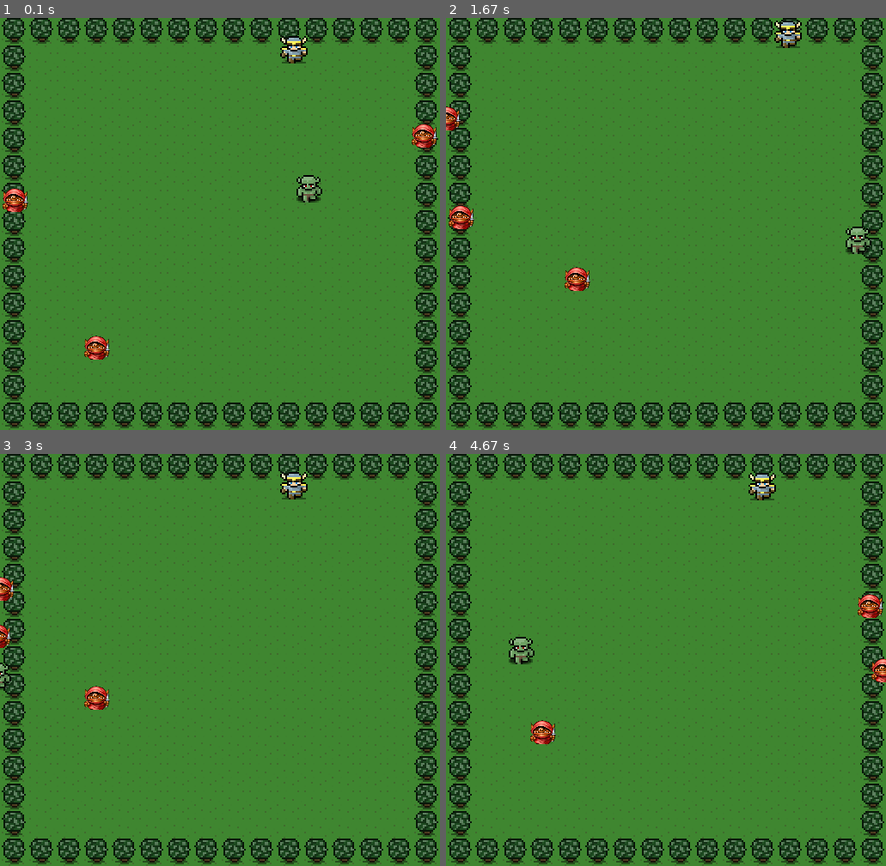
Above: before the commit, frames 1-4 (two rows, left to right).
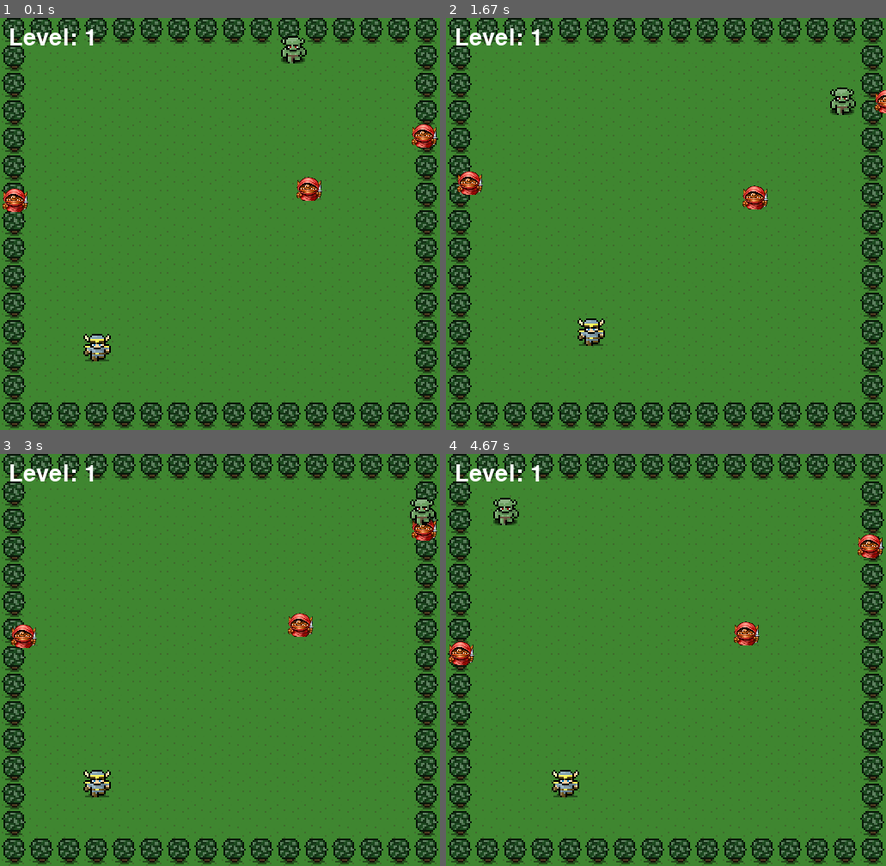
Above: after the commit, the same moments.

Repository: fimanishi/pygame
Game: pygame game, started from my_pygame.py
Same seed, same stepped clock (60 frames per second), same inputs: the game is played once before the commit and once after it.
Inputs:
- Up to frame 1 (0.1 s): no input
- Up to frame 2 (1.67 s): hold Right 0.33-0.8 s; hold Up 0.83-1.13 s; hold Right 1.17-1.63 s
- Up to frame 3 (3 s): hold Left 1.67-2.2 s; hold Down 2.23-2.53 s; hold Left 2.57-2.97 s
- Up to frame 4 (4.67 s): hold Up 3-3.37 s; hold Right 3.4-4.03 s; hold Down 4.07-4.43 s; hold Left from 4.47 s (still down)

The runs differ from the first frame. In frame 1, 1.3% of the frame differs, in the area x 2-74%, y 2-84%; in frame 2, 3.0%; in frame 3, 2.7%; in frame 4, 3.1%, in the area x 0-100%, y 2-84%.

Commit message:
implemented levels, created the engines module and commented main game module. Missing database

Diff:
--- /dev/null
+++ b/mechanics/engines.py
@@ -0,0 +1,52 @@
+#!/usr/bin/env python3
+
+import pygame
+import get_png_dimensions
+import os
+from characters.enemy import Enemy
+from characters.hero import Hero
+
+def hero_movement(hero):
+    if pygame.key.get_pressed()[pygame.K_DOWN]:
+        hero.move_down()
+    elif pygame.key.get_pressed()[pygame.K_UP]:
+        hero.move_up()
+    elif pygame.key.get_pressed()[pygame.K_LEFT]:
+        hero.move_left()
+    elif pygame.key.get_pressed()[pygame.K_RIGHT]:
+        hero.move_right()
+
+def enemy_movement(chars_dict):
+    for i in chars_dict.keys():
+        if i != "hero":
+            chars_dict[i].move_random()
+
+def goblins_display(chars_dict):
+    for i in chars_dict.keys():
+        if i != "hero" and i != "monster":
+            chars_dict[i].display()
+
+def enemy_catch(chars_dict):
+    for i in chars_dict.keys():
+        if i != "hero" and i != "monster":
+            if chars_dict[i].catch(chars_dict["hero"]) == True:
+                return True
+
+def chars_random_position(chars_dict):
+    for i in chars_dict.values():
+        i.random_position()
+
+def create_chars_dict(bg_width, bg_height, screen):
+    goblins = 3
+    # creates a dictionary of the characters with the hero and the monster
+    chars_dict = {"monster": Enemy("monster.png",  increment = 30, bg = (bg_width, bg_height), time = 0.3, screen = screen),
+                  "hero": Hero("hero.png",  increment = 1, bg = (bg_width, bg_height), screen = screen)
+                  }
+
+    # creates the number of goblins desired and append to the characters' dictionary
+    for goblin_count in range(1,goblins+1):
+        key = "goblin" + str(goblin_count)
+        chars_dict[key] = Enemy("goblin.png", increment = 10, bg = (bg_width, bg_height), time = 0.3, screen = screen)
+
+    to_return = (chars_dict, goblin_count)
+    return to_return
--- a/my_pygame.py
+++ b/my_pygame.py
@@ -4,32 +4,49 @@
 from characters.base import Character
 from characters.enemy import Enemy
 from characters.hero import Hero
+import mechanics.engines
 
 def main():
 
+    # initializes pygame
     pygame.init()
-    bg = pygame.image.load(os.path.join("images", "background.png"))
-    bg_width, bg_height = get_png_dimensions.png_info(os.path.join("images", "background.png"))
-    screen = pygame.display.set_mode((bg_width, bg_height))
 
-    hero = Hero("hero.png",  increment = 1, bg = (bg_width, bg_height), screen = screen)
-    goblin1 = Enemy("goblin.png", increment = 20, bg = (bg_width, bg_height), time = 0.3, screen = screen)
-    goblin2 = Enemy("goblin.png", increment = 20, bg = (bg_width, bg_height), time = 0.3, screen = screen)
-    goblin3 = Enemy("goblin.png", increment = 20, bg = (bg_width, bg_height), time = 0.3, screen = screen)
-    monster = Enemy("monster.png",  increment = 30, bg = (bg_width, bg_height), time = 0.3, screen = screen)
+    # creates the window caption
+    pygame.display.set_caption('My Game')
 
-    black_color = (0, 0, 0)
-
-    pygame.display.set_caption('My Game')
+    # initializes the clock for the pygame
     clock = pygame.time.Clock()
 
     # Game initialization
+
+    # constants
 
     stop_game = False
     end_game = False
     fontsize = 40
     font = pygame.font.Font(None, fontsize)
     who_caught = ""
+    black_color = (0, 0, 0)
+    white_color = (255, 255, 255)
+
+    # initializes background and retrieve its width and height
+    bg = pygame.image.load(os.path.join("images", "background.png"))
+    bg_width, bg_height = get_png_dimensions.png_info(os.path.join("images", "background.png"))
+
+    # sets the screen size based on the size of the background
+    screen = pygame.display.set_mode((bg_width, bg_height))
+
+    # # creates a dictionary of the characters with the hero and the monster
+    # chars_dict = {"monster": Enemy("monster.png",  increment = 30, bg = (bg_width, bg_height), time = 0.3, screen = screen),
+    #               "hero": Hero("hero.png",  increment = 1, bg = (bg_width, bg_height), screen = screen)
+    # }
+    #
+    # # creates the number of goblins desired and append to the characters' dictionary
+    # for goblin_count in range(1,goblins+1):
+    #     key = "goblin" + str(goblin_count)
+    #     chars_dict[key] = Enemy("goblin.png", increment = 20, bg = (bg_width, bg_height), time = 0.3, screen = screen)
+    chars_dict, goblin_count = mechanics.engines.create_chars_dict(bg_width, bg_height, screen)
+
 
     # while handles quitting the game
     while not stop_game:
@@ -38,73 +55,105 @@
             # if it is pressed, exit the while loop and closes the window
             if event.type == pygame.QUIT:
                 stop_game = True
-            # Event handling
 
+        # displays the background
+        screen.blit(bg,(0,0))
 
-        if pygame.key.get_pressed()[pygame.K_DOWN]:
-            hero.move_down()
-        elif pygame.key.get_pressed()[pygame.K_UP]:
-            hero.move_up()
-        elif pygame.key.get_pressed()[pygame.K_LEFT]:
-            hero.move_left()
-        elif pygame.key.get_pressed()[pygame.K_RIGHT]:
-            hero.move_right()
+        # displays the level
+        text1 = font.render("Level: {}".format(goblin_count-2), True, white_color)
+        screen.blit(text1, (10, 10))
 
+        # enables the user to move the hero up, down, left and right by pressing the arrows in the keyboard
+        mechanics.engines.hero_movement(chars_dict["hero"])
 
-        screen.blit(bg,(0,0))
-        # hero.move_leftdown()
-        monster.move_random()
-        goblin1.move_random()
-        goblin2.move_random()
-        goblin3.move_random()
-        hero.display()
-        monster.display()
-        goblin1.display()
-        goblin2.display()
-        goblin3.display()
-        if hero.catch(monster) == True:
+        # moves the monster and goblins randomly around the screen
+        mechanics.engines.enemy_movement(chars_dict)
+
+        # displays all goblins
+        mechanics.engines.goblins_display(chars_dict)
+
+        # displays the hero and the monster
+        chars_dict["hero"].display()
+        chars_dict["monster"].display()
+
+        # checks if the hero caught the monster
+        if chars_dict["hero"].catch(chars_dict["monster"]) == True:
             who_caught = "hero"
             end_game = True
-
-        elif goblin1.catch(hero) == True or goblin2.catch(hero) == True or goblin3.catch(hero) == True:
+        # checks if any of the goblins caught the hero
+        elif mechanics.engines.enemy_catch(chars_dict) == True:
             who_caught = "goblin"
             end_game = True
+
         # Game display
-
         pygame.display.update()
         clock.tick(60)
 
         while end_game == True:
+            # updates the screen with an empty background
             screen.blit(bg,(0,0))
+
+            # if the hero caught the monster, displays only the hero and prints the winning message
             if who_caught == "hero":
-                hero.display()
+                chars_dict["hero"].display()
                 text1 = font.render("You won!", True, black_color)
                 screen.blit(text1, (bg_width/2-60, bg_width/2 - fontsize * 1.5))
+
+            # if the goblins caught the hero, displays only the goblins and prints the losing message
             elif who_caught == "goblin":
-                goblin1.display()
-                goblin2.display()
-                goblin3.display()
-                text3 = font.render("You lost!", True, black_color)
-                screen.blit(text3, (bg_width/2-55, bg_width/2 - fontsize * 1.5))
+                mechanics.engines.goblins_display(chars_dict)
+                text1 = font.render("You lost!", True, black_color)
+                screen.blit(text1, (bg_width/2-55, bg_width/2 - fontsize * 1.5))
+
+            # prints the message to see whether the user wants to play again
             text2 = font.render("Hit enter to play again.", True, black_color)
             screen.blit(text2, (bg_width/2-150, bg_width/2 - fontsize * 0.5))
+
+            # updates the screen
             pygame.display.update()
+
+            # if the user wants to play again, by pushing the return key, generates random positions for the characters
             if pygame.key.get_pressed()[pygame.K_RETURN]:
+                # adds one more goblin to the Game
+                if who_caught == "hero":
+                    goblin_count += 1
+                    key = "goblin" + str(goblin_count)
+                    chars_dict[key] = Enemy("goblin.png", increment = 10, bg = (bg_width, bg_height), time = 0.3, screen = screen)
+                # if user loses reset the number of goblins to the default value
+                elif who_caught == "goblin":
+                    chars_dict, goblin_count = mechanics.engines.create_chars_dict(bg_width, bg_height, screen)
+
+                # resets all the checkers to False
+                who_caught = False
                 end_game = False
-                hero.caught = False
-                hero.random_position()
-                monster.random_position()
-                goblin1.random_position()
-                goblin2.random_position()
-                goblin3.random_position()
+                chars_dict["hero"].caught = False
+
+                clear = False
+                while clear == False:
+                    # reposition all the characaters randomly
+                    mechanics.engines.chars_random_position(chars_dict)
+
+                    if chars_dict["hero"].catch(chars_dict["monster"]) == True:
+                        mechanics.engines.chars_random_position(chars_dict)
+                    # checks if any of the goblins caught the hero
+                    elif mechanics.engines.enemy_catch(chars_dict) == True:
+                        mechanics.engines.chars_random_position(chars_dict)
+                    else:
+                        clear = True
+
+
+            # waits for the quit button being pressed
             for event in pygame.event.get():
+                # if it is pressed, exit the while loop and closes the window
                 if event.type == pygame.QUIT:
                     stop_game = True
                     end_game = False
                     break
 
+    # updates the screen
     pygame.display.update()
-    #pygame.quit()
+
+    # pygame.quit()
 
 if __name__ == '__main__':
     main()
